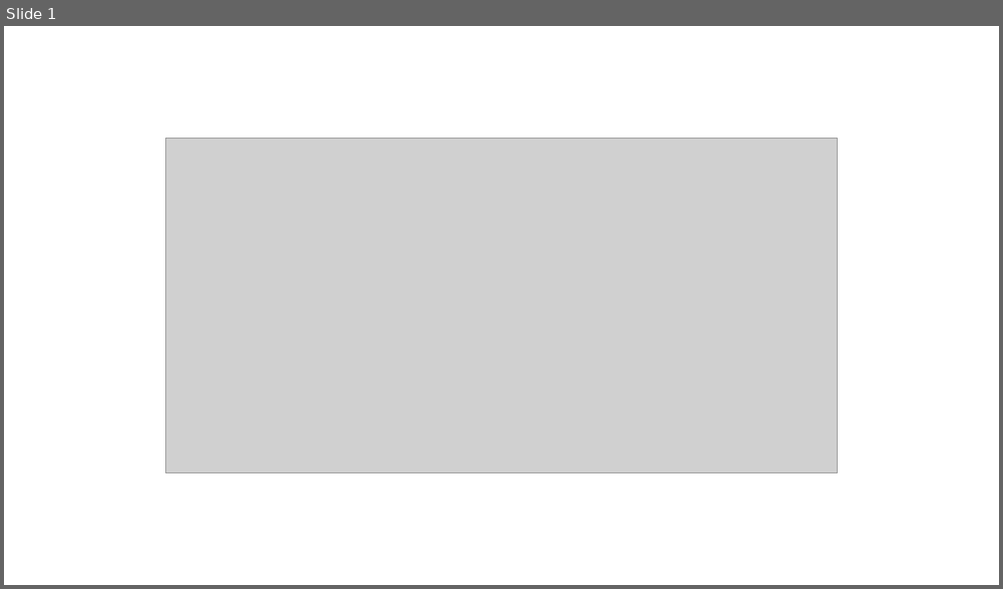
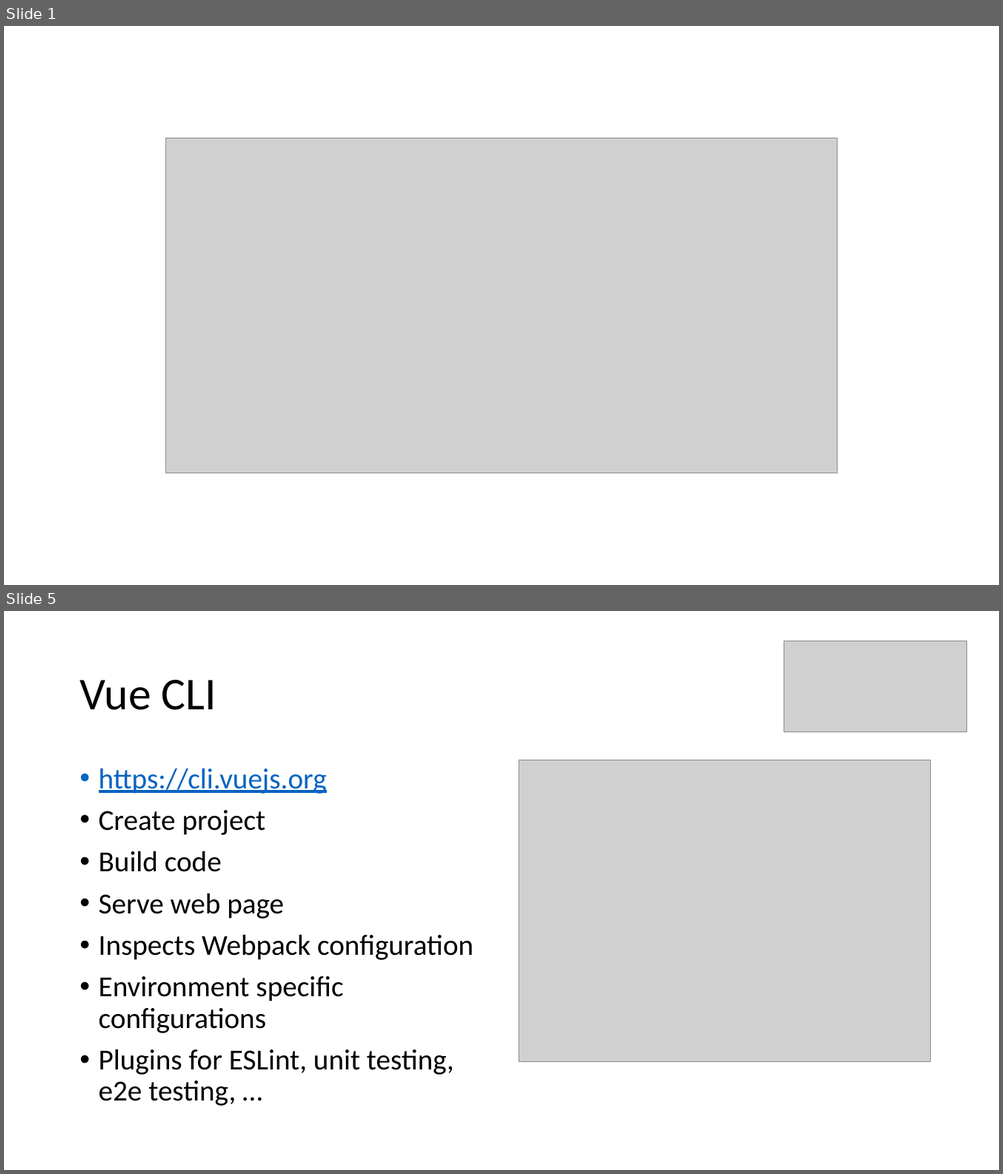
Before and after one commit to aljazsim/vue-masterclass-examples, a slide deck: Vuejs Masterclass.pptx. Shown one above the other, each under a label of ours: slide 1 before the commit, slides 1 and 5 after it; the slides between them are not shown. The pictures are 1003x589 and 1003x1174 pixels, drawn with LibreOffice and Linux fonts; fonts in the diff are those of the drawing; grey boxes stand for pictures. Boxes give left, top, right and bottom in pixels: in the first picture for what was removed or moved away, otherwise in the second. Text is boxed around its words. In the diff, an @@ line names an element or a change of style, - is before the commit and + after.

```diff
--- a/Vuejs Masterclass.pptx
+++ b/Vuejs Masterclass.pptx
@@ slide 5 added at <box>4,611,999,1170</box>, background #FFFFFF @@
@@ picture added at <box>784,641,967,732</box> @@
@@ title added at <box>79,680,216,710</box>, 44 pt, text #000000 @@
+Vue CLI
@@ picture added at <box>519,760,930,1062</box> @@
@@ text added at <box>99,768,473,1106</box>, 28 pt, text #000000 @@
+• https://cli.vuejs.org
+• Create project
+• Build code
+• Serve web page
+• Inspects Webpack configuration
+• Environment specific
+  configurations
+• Plugins for ESLint, unit testing,
+  e2e testing, …
```
Also in this commit, not shown: 8 slides changed, 31 other slides added, 1 other file.
